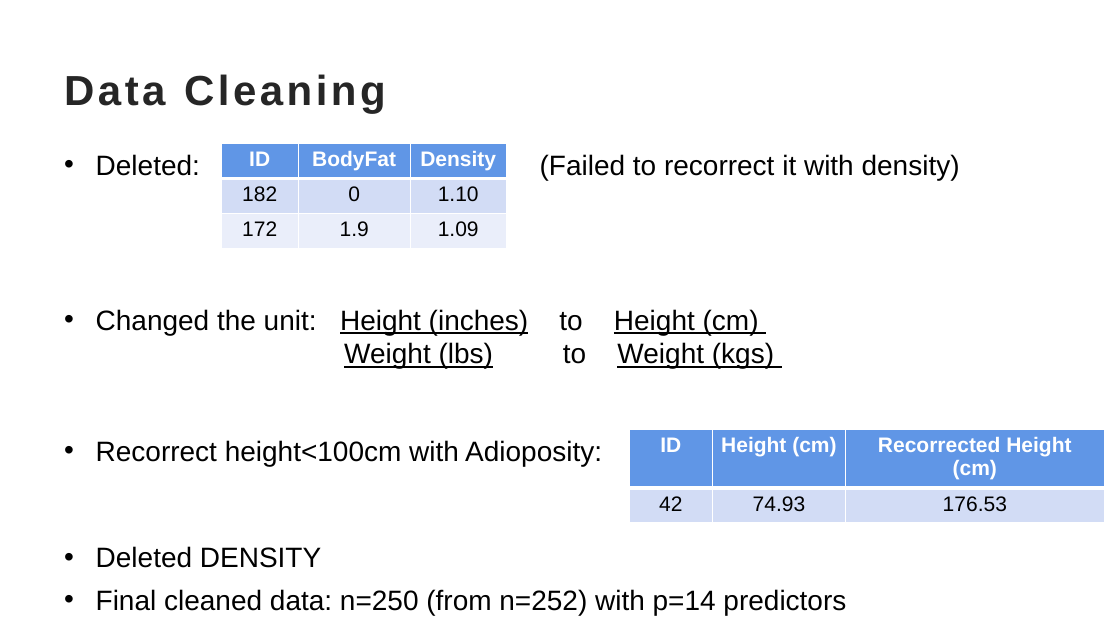
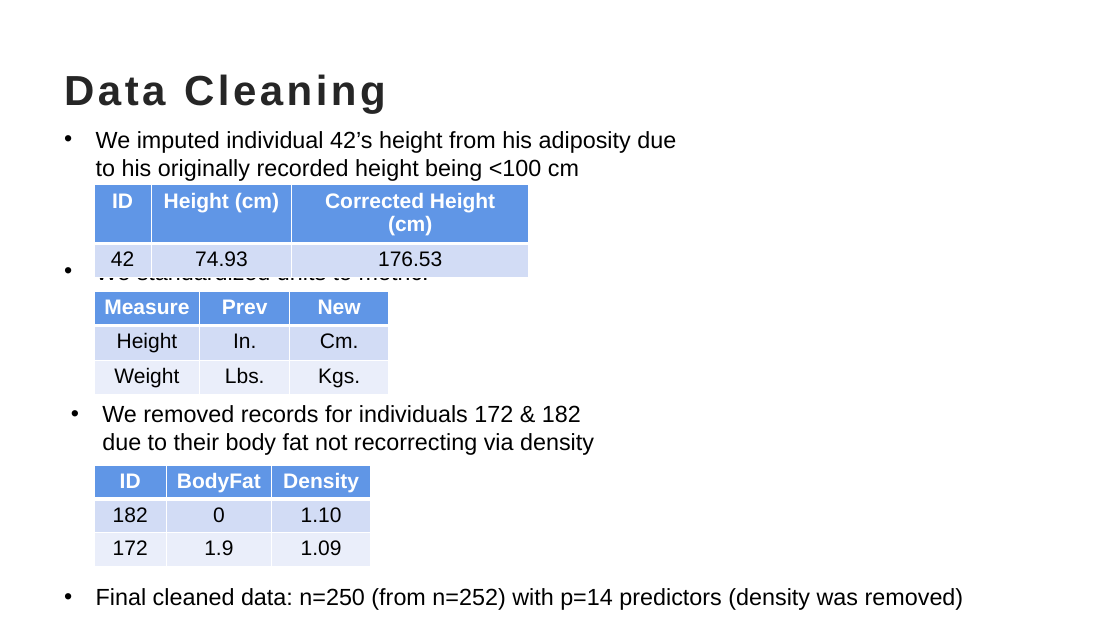
Before and after one commit to Mlloyd05/Fall2022_Stat628_Module2_Group2, a slide deck: slide 3 of Bodyfat Group2.pptx. Drawn at 1120x630 pixels with LibreOffice and Linux fonts; fonts in the diff are those of the drawing. Boxes give left, top, right and bottom in pixels: in the first picture for what was removed or moved away, otherwise in the second. Text is boxed around its words. In the diff, an @@ line names an element or a change of style, - is before the commit and + after.

```diff
--- a/Bodyfat Group2.pptx
+++ b/Bodyfat Group2.pptx
@@ text at (x1=96, y1=131, x2=676, y2=181): text changed; size 24 to 20 pt @@
-• Recorrect height<100cm with Adioposity:
+• We imputed individual 42’s height from his adiposity due to his originally recorded height being <100 cm
@@ text removed at (x1=96, y1=154, x2=200, y2=176) @@
-• Deleted:
@@ text removed at (x1=540, y1=154, x2=960, y2=180) @@
-(Failed to recorrect it with density)
@@ table at (x1=94, y1=185, x2=529, y2=271) @@
-row 1, column 3: Recorrected Height (cm)
+row 1, column 3: Corrected Height (cm)
@@ table resized from (x1=629, y1=429, x2=1104, y2=516) to (x1=94, y1=185, x2=529, y2=271) @@
@@ text at (x1=96, y1=261, x2=429, y2=285): text changed; size 24 to 20 pt @@
-• Changed the unit: Height (inches) to Height (cm)
-Weight (lbs) to Weight (kgs)
+• We standardized units to metric:
@@ table added at (x1=94, y1=291, x2=389, y2=395), 3 rows, 3 columns @@
+Measure | Prev | New
+Height | In. | Cm.
+Weight | Lbs. | Kgs.
@@ text added at (x1=102, y1=405, x2=594, y2=455), 20 pt, text #000000 @@
+• We removed records for individuals 172 & 182 due to their body fat not recorrecting via density
@@ table resized from (x1=221, y1=144, x2=506, y2=249) to (x1=94, y1=465, x2=371, y2=566) @@
@@ text removed at (x1=96, y1=546, x2=321, y2=568) @@
-• Deleted DENSITY
@@ text at (x1=96, y1=588, x2=964, y2=610): text changed; size 24 to 20 pt @@
-• Final cleaned data: n=250 (from n=252) with p=14 predictors
+• Final cleaned data: n=250 (from n=252) with p=14 predictors (density was removed)
```
Also in this commit, not shown: 4 other slides changed, 6 other files.
